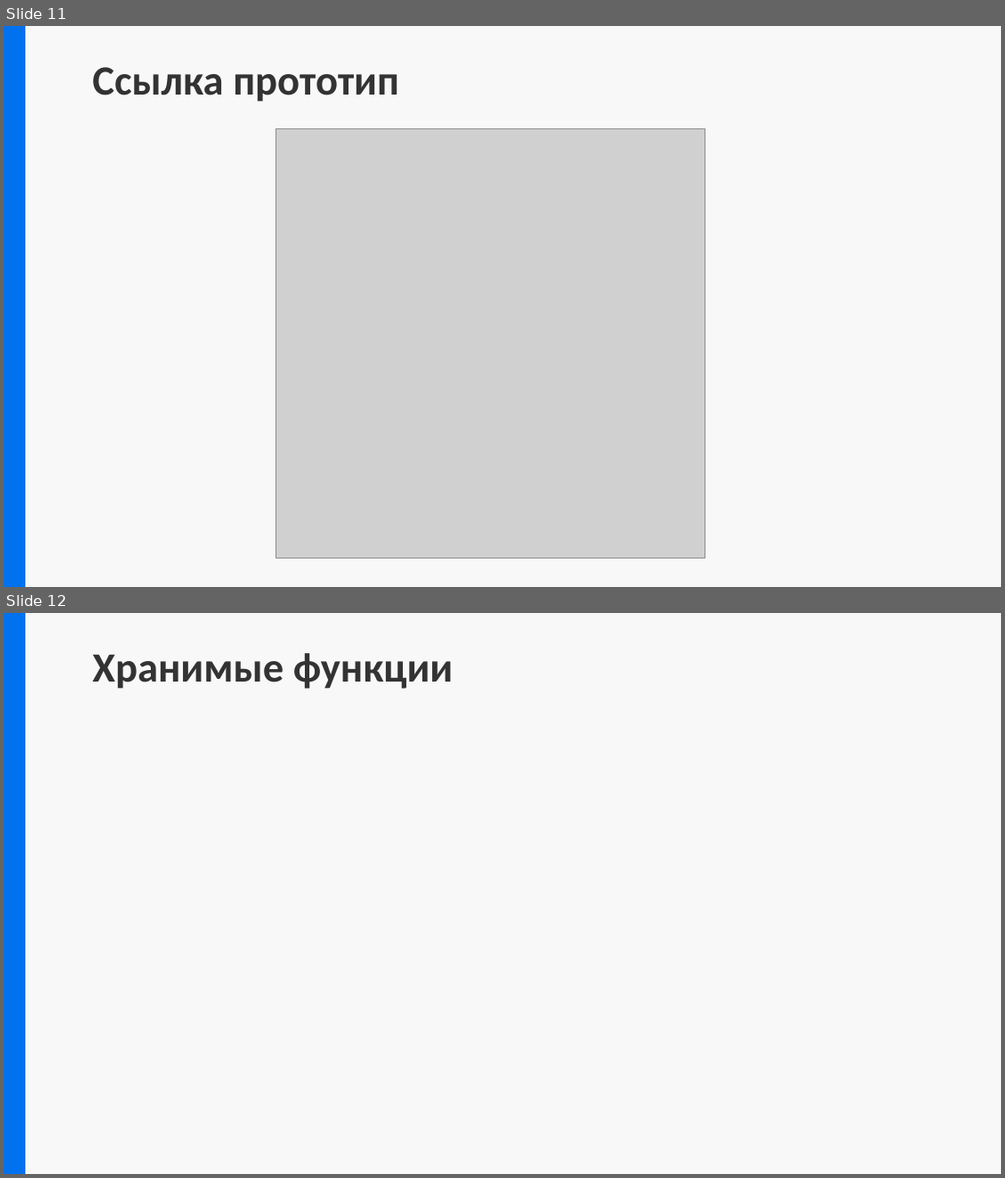
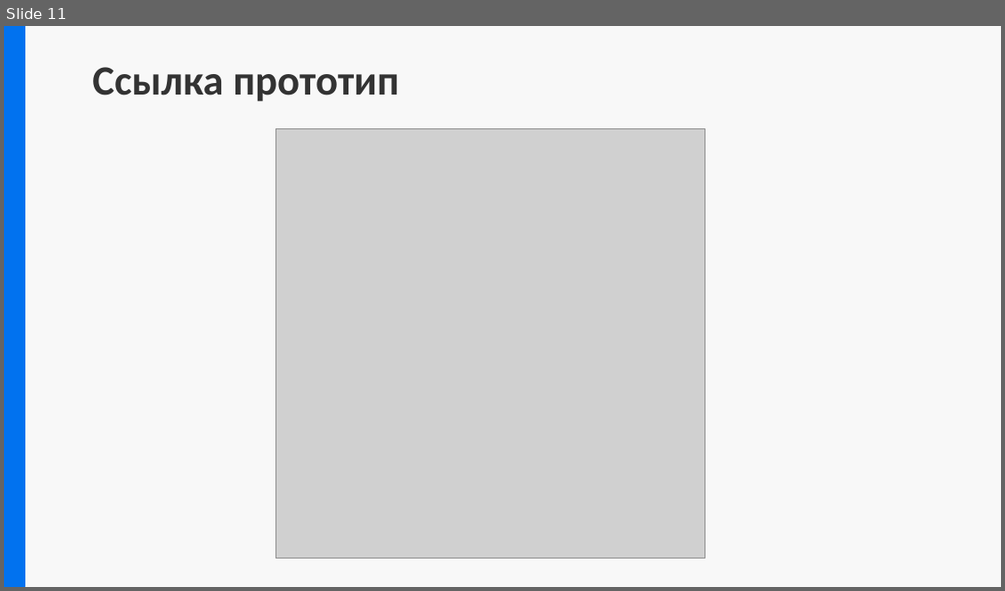
Before and after one commit to Comper123/MyCollege, a slide deck: docs/Предзащита.pptx. Shown one above the other, each under a label of ours: slides 11 and 12 before the commit, slide 11 after it. The pictures are 1005x1178 and 1005x591 pixels, drawn with LibreOffice and Linux fonts; fonts in the diff are those of the drawing; grey boxes stand for pictures. Boxes give left, top, right and bottom in pixels: in the first picture for what was removed or moved away, otherwise in the second. Text is boxed around its words. In the diff, an @@ line names an element or a change of style, - is before the commit and + after.

```diff
--- a/docs/Предзащита.pptx
+++ b/docs/Предзащита.pptx
@@ slide 12 removed at <box>4,613,1001,1174</box>, background #F8F8F8; not listed: 4 template elements that a slide beside it also shows @@
@@ rectangle removed at <box>4,613,24,1173</box> @@
@@ title removed at <box>92,653,453,689</box> @@
-Хранимые функции
@@ rectangle removed at <box>651,916,1001,1174</box> @@
```
Also in this commit, not shown: 1 slide changed, 6 slides added, 2 other slides removed, 13 other files.
